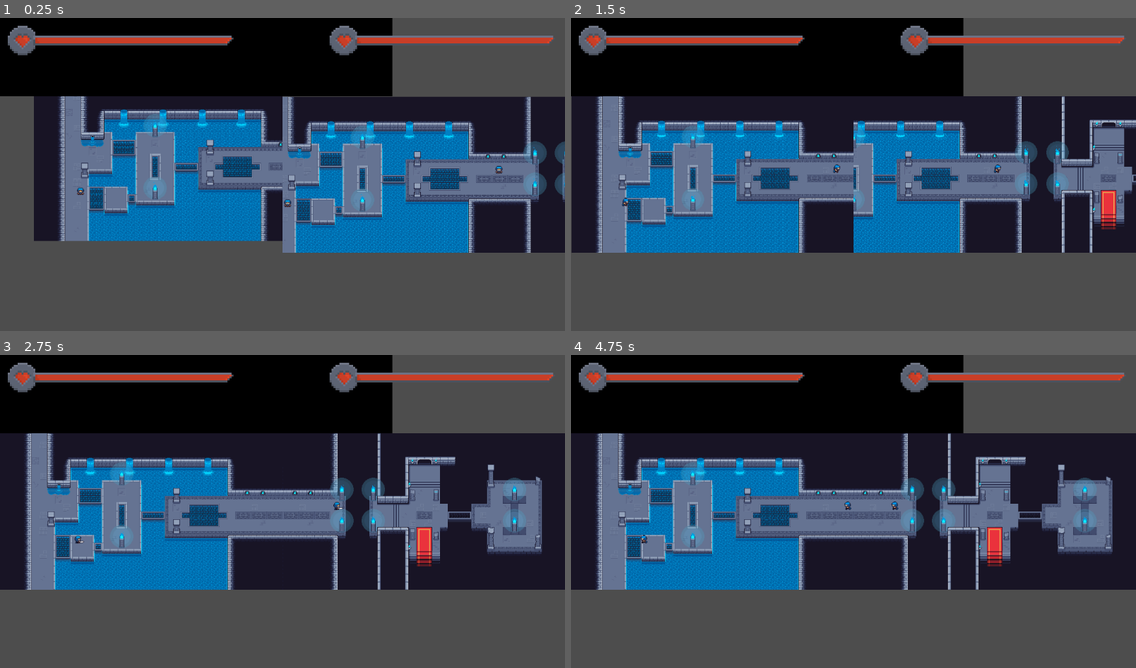
Above: before the commit, frames 1-4 (two rows, left to right).
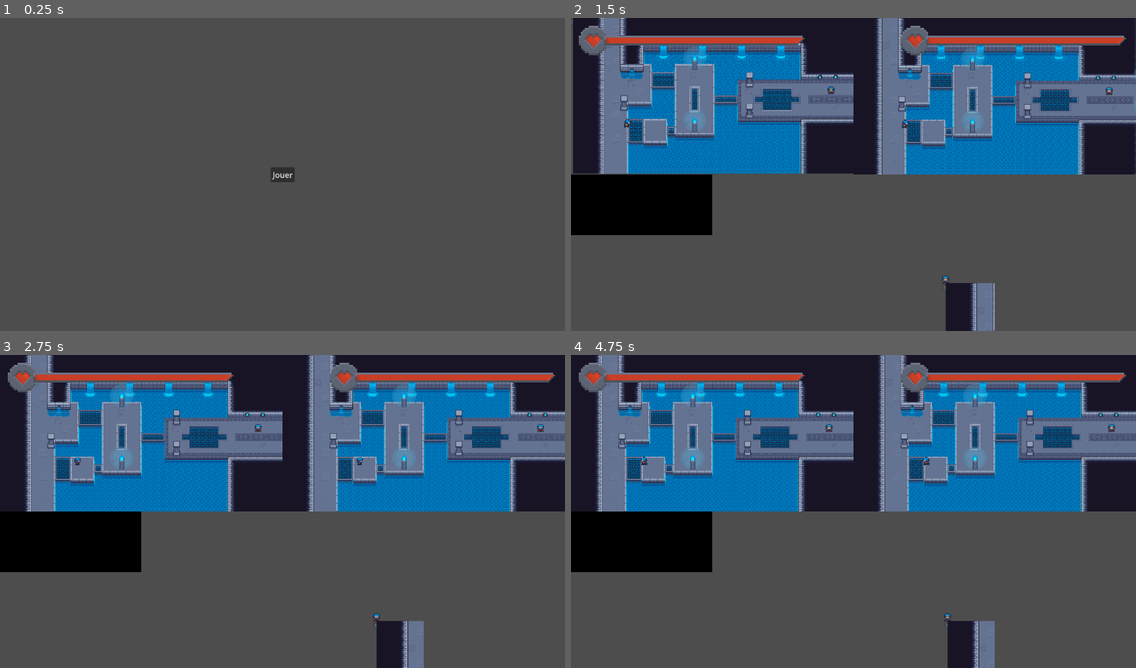
Above: after the commit, the same moments.

Repository: Supertolek/jeu-trop-koul
Game: Godot game, scene res://scenes/home_screen.tscn
Two runs of this game, one before a commit and one after it. Both use one fixed random seed, a clock stepped at 60 frames per second and the inputs below. Before the commit the project starts from res://scenes/game.tscn.
Inputs (mouse positions are in pixels of both pictures, inside the frame that each line leads up to):
- Up to frame 1 (0.25 s): no input
- Up to frame 2 (1.5 s): click (853, 174) at 0.5 s, where only the run after the commit has a clickable "Jouer"; tap Enter at 1.25 s; move the mouse to (977, 158) at 1.27 s; press the mouse at (977, 158) at 1.28 s; hold Right (move_right) from 1.28 s (still down)
- Up to frame 3 (2.75 s): release Right (move_right) at 2 s; release the mouse at (406, 495) at 2 s; drag from (169, 527) to (254, 574) at 2.02 s
- Up to frame 4 (4.75 s): move the mouse to (910, 442) at 2.77 s; hold Right (move_right) 2.78-3.5 s; tap Shift (shift) at 2.85 s; drag from (825, 574) to (684, 464) at 3.52 s; move the mouse to (1023, 558) at 4.27 s; hold Left (move_left) from 4.28 s (still down); hold Right mouse button (right_click) from 4.28 s (still down)

The runs differ from the first frame. In frame 1, 62% of the frame differs, in the area x 0-100%, y 0-75%; in frame 2, 67%, in the area x 0-100%, y 0-100%; in frame 3, 66%; in frame 4, 66%.

Commit message:
Added base to home screen and game management

Diff:
--- a/maps/output.tres
+++ b/maps/output.tres
@@ -1,9 +1,9 @@
-[gd_resource type="Resource" script_class="MapData" load_steps=2 format=4 uid="uid://dk17j3lwa4p1j"]
+[gd_resource type="Resource" script_class="MapData" load_steps=2 format=4]
 
-[ext_resource type="Script" uid="uid://cvdxy8scfxfpw" path="res://scripts/game_managing/map_data.gd" id="1_3rxu2"]
+[ext_resource type="Script" path="res://scripts/game_managing/map_data.gd" id="1_lo70b"]
 
 [resource]
-script = ExtResource("1_3rxu2")
+script = ExtResource("1_lo70b")
 water_background = PackedByteArray("AAAAAAAAAAABABwAAAAAAAEAAAABABwAAAAAAAIAAAABABwAAAAAAAMAAAABABwAAAAAAAQAAAABABwAAAA …(11427 unchanged characters)…
 void_background = PackedByteArray("AAAkAAAAAAAqAAIAAAAkAAEAAAAqAAIAAAAkAAIAAAAqAAIAAAAkAAMAAAAqAAIAAAAkAAQAAAAqAAIAAAAk …(9522 unchanged characters)…
 water_side_layer = PackedByteArray("AAAJABAAAAACACgAAAAKABAAAAACACgAAAALABAAAAACACgAAAANAA8AAAACACgAAAAOAA8AAAACACgAAAA …(2163 unchanged characters)…
--- a/project.godot
+++ b/project.godot
@@ -11,7 +11,7 @@
 [application]
 
 config/name="jeu-trop-koul"
-run/main_scene="res://scenes/game.tscn"
+run/main_scene="uid://bnnkapk2jefsc"
 config/features=PackedStringArray("4.4", "Forward Plus")
 config/icon="res://icon.svg"
 
@@ -24,6 +24,7 @@
 Popups="*res://scenes/popups.tscn"
 GameController="*res://scripts/global_scripts/GameController.gd"
 SignalBus="*res://scripts/global_scripts/SignalBus.gd"
+GameManager="*res://scripts/game_managing/game_manager.gd"
 
 [display]
 
--- a/scenes/game.tscn
+++ b/scenes/game.tscn
@@ -186,7 +186,7 @@
 offset_top = -3000.0
 offset_right = -3000.0
 offset_bottom = -3000.0
-players = [NodePath("../Player"), NodePath("../Player2")]
+players = [NodePath("../Player"), NodePath("../Player2"), NodePath("../Player3")]
 
 [node name="Player" parent="." instance=ExtResource("9_0tnpc")]
 position = Vector2(191, 451)
@@ -194,7 +194,14 @@
 
 [node name="Player2" parent="." instance=ExtResource("9_0tnpc")]
 position = Vector2(1053, 314)
-device_id = -2
-
-[node name="GameFinishTimer" type="Timer" parent="."]
-unique_name_in_owner = true
+
+[node name="Player3" parent="." instance=ExtResource("9_0tnpc")]
+device_id = 1
+
+[node name="Timers" type="Node" parent="."]
+
+[node name="GameFinishTimer" type="Timer" parent="Timers"]
+unique_name_in_owner = true
+
+[node name="GameStartDelay" type="Timer" parent="Timers"]
+unique_name_in_owner = true
--- a/scenes/home_screen.tscn
+++ b/scenes/home_screen.tscn
@@ -11,7 +11,8 @@
 grow_vertical = 2
 script = ExtResource("1_lapbl")
 
-[node name="Button" type="Button" parent="."]
+[node name="PlayButton" type="Button" parent="."]
+unique_name_in_owner = true
 layout_mode = 1
 anchors_preset = 8
 anchor_left = 0.5
@@ -25,3 +26,5 @@
 grow_horizontal = 2
 grow_vertical = 2
 text = "Jouer"
+
+[connection signal="pressed" from="PlayButton" to="." method="launch_game"]
--- a/scripts/entities/player.gd
+++ b/scripts/entities/player.gd
@@ -51,9 +51,10 @@
 			direction = Vector2(
 				Input.get_joy_axis(device_id, JOY_AXIS_LEFT_X),
 				Input.get_joy_axis(device_id, JOY_AXIS_LEFT_Y),
-			).normalized()
+			)
 			if direction.length() <= 0.3:
 				direction = Vector2.ZERO
+			direction = direction.normalized()
 		if attack_manager.charged_attack_1_is_charged:
 			direction /= 4
 		if direction:
--- a/scripts/game_managing/game_manager.gd
+++ b/scripts/game_managing/game_manager.gd
@@ -1,5 +1,11 @@
-class_name GameMaster
 extends Node
+
+
+func load_game(round_duration_s: int) -> Node2D:
+	var game_scene_resource: PackedScene = load("res://scenes/game.tscn")
+	var game_scene: GameMaster = game_scene_resource.instantiate()
+	game_scene.load_game(Global.players, 1000)
+	return game_scene
 
 func start():
 	pass
--- a/scripts/game_managing/game_master.gd
+++ b/scripts/game_managing/game_master.gd
@@ -1,3 +1,4 @@
+class_name GameMaster
 extends Node2D
 
 
@@ -6,10 +7,12 @@
 #@onready var health_bar_0: HealthBar = %HealthBar0
 #@onready var health_bar_1: HealthBar = %HealthBar1
 
-@export var map_data: MapData
+@export var map_data: MapData = load("res://maps/output.tres")
 
 @export var players: Array[Player]
 var running: bool = false
+
+var delay_before_start: int = -1
 
 func load_game(players_list: Array[Player], round_duration_s: float):
 	%GameFinishTimer.wait_time = round_duration_s
@@ -50,7 +53,12 @@
 func _input(event: InputEvent) -> void:
 	if event.as_text() == "Left Mouse Button":
 		ResourceSaver.save(save_map_data(), "res://maps/output.tres")
-#
+
+func _ready() -> void:
+	if delay_before_start >= 0:
+		%GameStartDelay.connect("timeout", start_game)
+		%GameStartDelay.start(delay_before_start)
+
 #func open_close_inventory(_player:Player):
 	#var player_id = Global.players.find(_player)
 	#if _player.is_inventory_open:
--- a/scripts/ui/home_screen.gd
+++ b/scripts/ui/home_screen.gd
@@ -1 +1,10 @@
 extends Control
+
+func launch_game() -> void:
+	var game_scene = GameManager.load_game(1000)
+	get_tree().root.add_child(game_scene)
+	queue_free()
+
+func _init() -> void:
+	#%PlayButton.connect("pressed", launch_game)
+	pass
